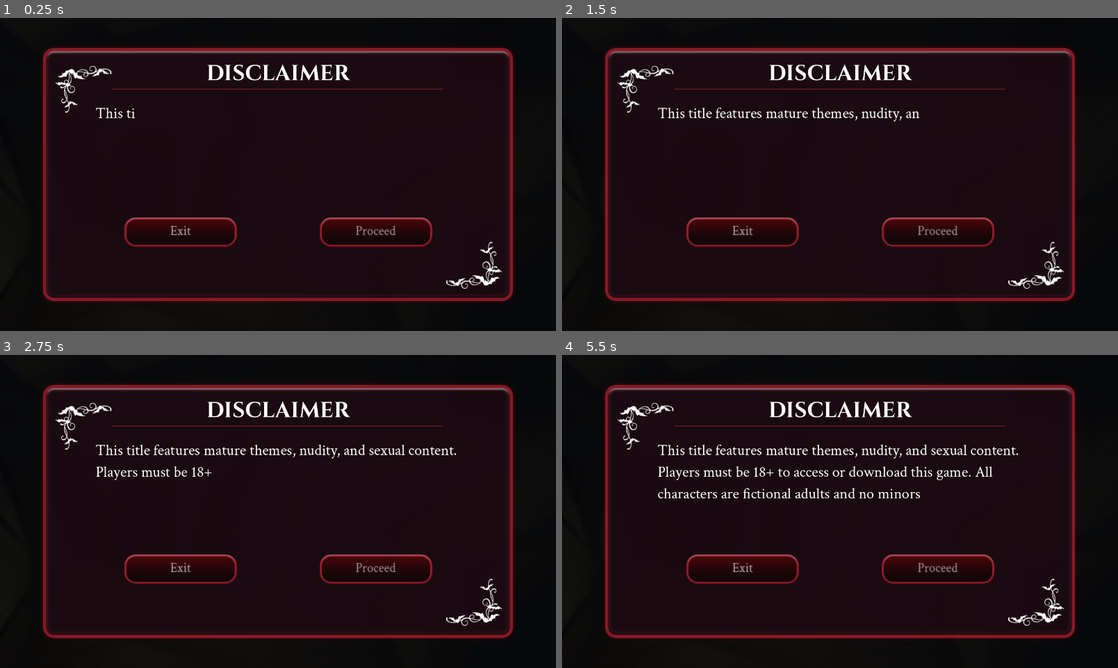
Above: before the commit, frames 1-4 (two rows, left to right).
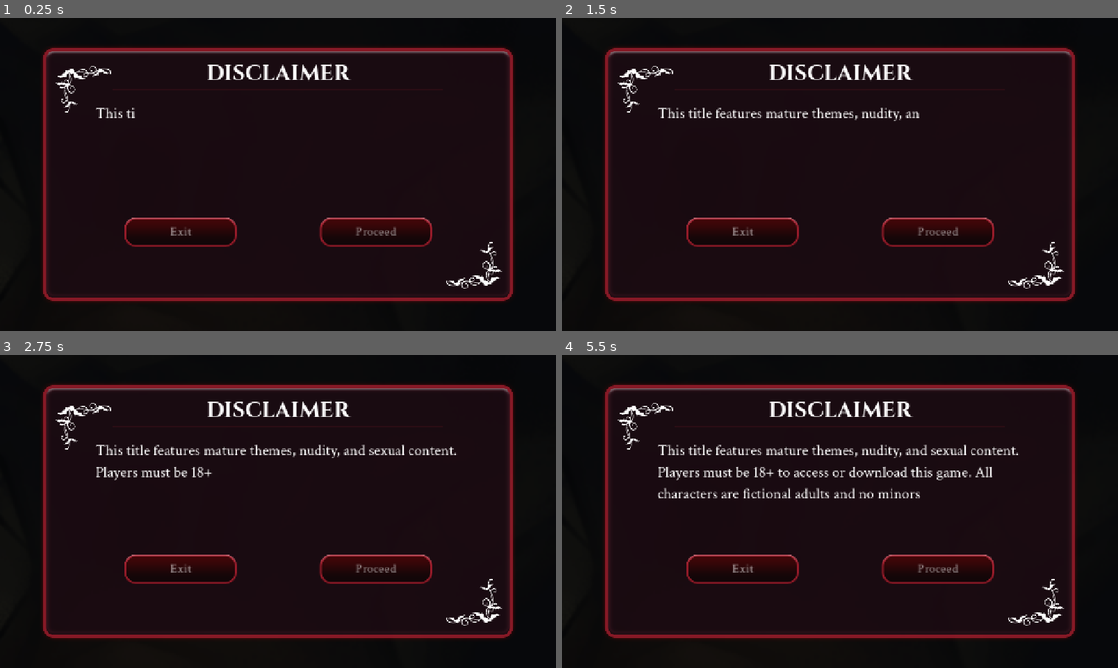
Above: after the commit, the same moments.

Repository: JoshuaSaayo/vampire-yuri
Game: Godot game, scene res://UI/disclaimer.tscn
The game is run twice, just before and just after one commit, with the same random seed, the same clock (stepped at 60 frames per second) and the same inputs.
Inputs (mouse positions are in pixels of both pictures, inside the frame that each line leads up to):
- Up to frame 1 (0.25 s): no input
- Up to frame 2 (1.5 s): move the mouse to (962, 158) at 0.52 s; click (962, 158) at 0.67 s; move the mouse to (728, 190) at 1.27 s; click (728, 190) at 1.42 s
- Up to frame 3 (2.75 s): move the mouse to (333, 442) at 2.02 s; click (333, 442) at 2.17 s
- Up to frame 4 (5.5 s): move the mouse to (812, 574) at 2.77 s; click (812, 574) at 2.92 s; move the mouse to (1006, 558) at 3.52 s; click (1006, 558) at 3.67 s; tap Enter at 4.25 s; move the mouse to (673, 464) at 4.27 s; click (673, 464) at 4.42 s; move the mouse to (867, 511) at 5.02 s; click (867, 511) at 5.17 s

The runs differ from the first frame. In frame 1, 2.0% of the frame differs, in the area x 7-93%, y 9-91%; in frame 2, 2.5%; in frame 3, 2.9%; in frame 4, 4.0%.

Commit message:
update export

Diff:
--- a/game/dialogues/interactive_dialogues.json
+++ b/game/dialogues/interactive_dialogues.json
@@ -56,7 +56,8 @@
         { "speaker": "Elara", "text": "(murmuring while writing) I am glad you enjoyed the bread and cakes I made for everyone…" },
         { "speaker": "", "text": "She added a small doodle of a strawberry next to her words, then gently closed the book." },
         { "speaker": "", "text": "A strange warmth bloomed in her chest. Even after everything that happened to Meadowbrook…" },
-        { "speaker": "", "text": "knowing Lilith had secretly enjoyed her baking made the vampire feel a little more human." }
+        { "speaker": "", "text": "knowing Lilith had secretly enjoyed her baking made the vampire feel a little more human." },
+        { "speaker": "Affection increased +1", "text": "" }
       ]
     },
   "wardrobe":
--- a/game/project.godot
+++ b/game/project.godot
@@ -25,6 +25,7 @@
 
 window/size/viewport_width=1280
 window/size/viewport_height=720
+window/stretch/mode="canvas_items"
 
 [input_devices]
 
